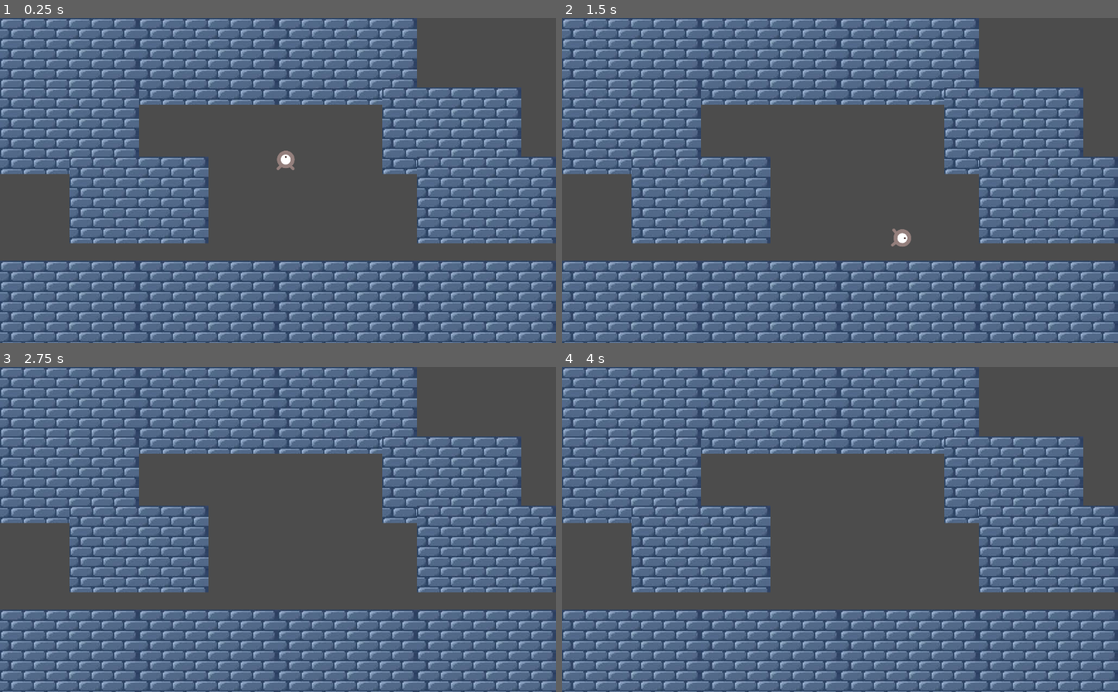
Above: before the commit, frames 1-4 (two rows, left to right).
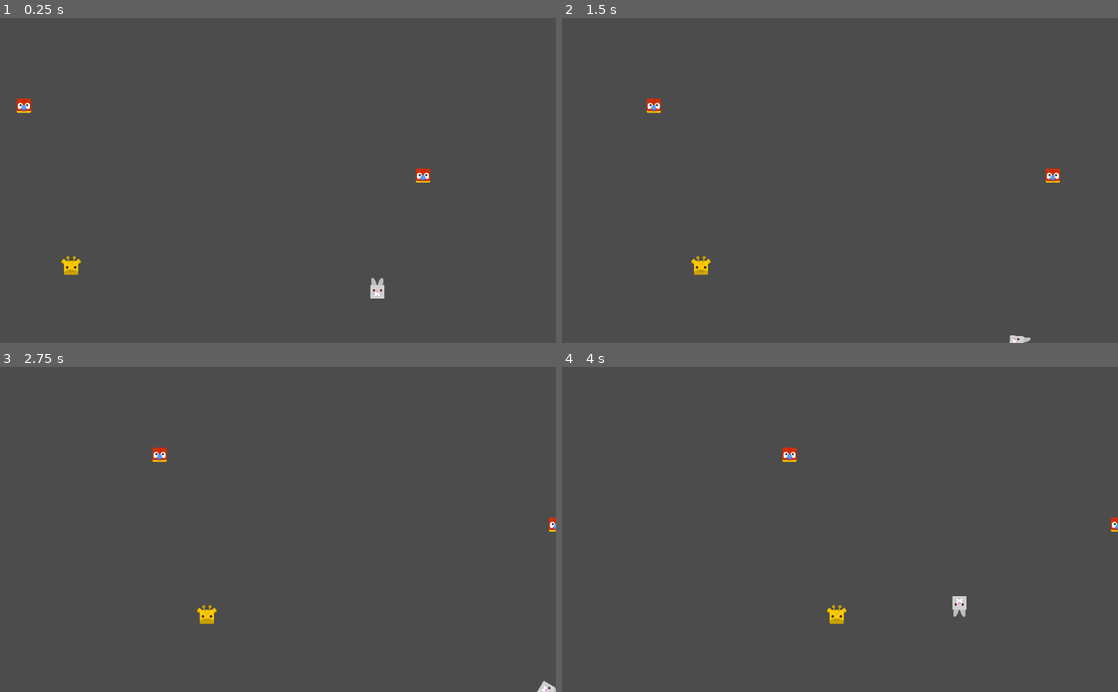
Above: after the commit, the same moments.

Repository: Omegapoint/probable-adventure
Game: Godot game, scene res://main.tscn
Two runs of this game, one before a commit and one after it. Both use one fixed random seed, a clock stepped at 60 frames per second and the inputs below.
Inputs:
- Up to frame 1 (0.25 s): no input
- Up to frame 2 (1.5 s): hold Right (move_right, bound only before the commit) 0.53-1.28 s; hold Left (move_left, bound only before the commit) from 1.28 s (still down)
- Up to frame 3 (2.75 s): release Left (move_left, bound only before the commit) at 2.03 s; hold Right (move_right, bound only before the commit) from 2.03 s (still down)
- Up to frame 4 (4 s): release Right (move_right, bound only before the commit) at 3.53 s; hold Left (move_left, bound only before the commit) from 3.53 s (still down)

The runs differ from the first frame. In frame 1, 69% of the frame differs, in the area x 0-100%, y 0-100%; in frame 2, 69%; in frame 3, 69%; in frame 4, 69%.

Commit message:
added multiplayer functinality

Diff:
--- a/Player.gd
+++ b/Player.gd
@@ -1,53 +1,55 @@
 extends Area2D
-
-export var speed = 200 # How fast the player will move (pixels/sec).
-var screen_size # Size of the game window.
-# Declare member variables here. Examples:
-# var a = 2
-# var b = "text"
-
+export var speed = 100 # How fast the player will move (pixels/sec).
+var screen_size
+var moveRight
+var moveLeft
+var id = 1 # Just to have a default for running this script solo
 
 # Called when the node enters the scene tree for the first time.
+# Here we can set unique stats for different characters
+# Hardcoded for now, max 8 players though so maybe this logic is fine?
 func _ready():
+	if(id == 1):
+		moveRight = "moveRight_arrow"
+		moveLeft = "moveLeft_arrow"
+		$AnimatedSprite.animation = "rabbit"
+		speed = 300
+	elif (id == 2):
+		moveRight = "moveRight_D"
+		moveLeft = "moveLeft_A"
+		$AnimatedSprite.animation = "giraffe"
+	else:
+		moveRight = "moveRight_M"
+		moveLeft = "moveLeft_N"
+		$AnimatedSprite.animation = "parrot"
+
 	screen_size = get_viewport_rect().size
 
+func _on_Player_body_entered(body):
+	print("Collision!")
+	print(body)
+
 # Called every frame. 'delta' is the elapsed time since the previous frame.
-
-func start(pos):
-	position = pos
-	show()
-	$CollisionShape2D.disabled = false
-
 func _process(delta):
 	var velocity = Vector2.ZERO # The player's movement vector.
 	var forward_face_direction = Vector2(cos(rotation), sin(rotation))
 	velocity.x += 1 * forward_face_direction.x
 	velocity.y += 1 * forward_face_direction.y
 
-	if Input.is_action_pressed("move_right"):
+	if Input.is_action_pressed(moveRight):
 		rotation += 0.05
 
-	if Input.is_action_pressed("move_left"):
+	if Input.is_action_pressed(moveLeft):
 		rotation -= 0.05
 
+	# Animation
 	if velocity.length() > 0:
 		velocity = velocity.normalized() * speed
 		$AnimatedSprite.play()
 	else:
 		$AnimatedSprite.stop()
 
+	# Set position of player, clamp to make sure player can't move out of bounds
 	position += velocity * delta
 	position.x = clamp(position.x, 0, screen_size.x)
 	position.y = clamp(position.y, 0, screen_size.y)
-
-	if velocity.x != 0:
-		$AnimatedSprite.animation = "walk"
-		$AnimatedSprite.flip_v = false
-		# See the note below about boolean assignment.
-		$AnimatedSprite.flip_h = velocity.x < 0
-
-func _on_Player_body_entered(body):
-	print("hej")
-	print(body)
-	#position.x = 0
-	#position.y = 0
--- a/Player.tscn
+++ b/Player.tscn
@@ -1,14 +1,35 @@
-[gd_scene load_steps=6 format=2]
+[gd_scene load_steps=12 format=2]
 
-[ext_resource path="res://art/playerGrey_up1.png" type="Texture" id=1]
+[ext_resource path="res://art/Animals_Round/elephant.png" type="Texture" id=1]
 [ext_resource path="res://Player.gd" type="Script" id=2]
-[ext_resource path="res://art/playerGrey_up2.png" type="Texture" id=3]
+[ext_resource path="res://art/Animals_Square/elephant.png" type="Texture" id=3]
+[ext_resource path="res://art/Animals_Square/parrot.png" type="Texture" id=4]
+[ext_resource path="res://art/Animals_Round/parrot.png" type="Texture" id=5]
+[ext_resource path="res://art/Animals_Square/rabbit.png" type="Texture" id=6]
+[ext_resource path="res://art/Animals_Square/giraffe.png" type="Texture" id=7]
+[ext_resource path="res://art/Animals_Round/giraffe.png" type="Texture" id=8]
+[ext_resource path="res://art/Animals_Round/rabbit.png" type="Texture" id=9]
 
 [sub_resource type="SpriteFrames" id=1]
 animations = [ {
 "frames": [ ExtResource( 1 ), ExtResource( 3 ) ],
 "loop": true,
-"name": "walk",
+"name": "elephant",
+"speed": 5.0
+}, {
+"frames": [ ExtResource( 8 ), ExtResource( 7 ) ],
+"loop": true,
+"name": "giraffe",
+"speed": 5.01
+}, {
+"frames": [ ExtResource( 5 ), ExtResource( 4 ) ],
+"loop": true,
+"name": "parrot",
+"speed": 5.0
+}, {
+"frames": [ ExtResource( 9 ), ExtResource( 6 ) ],
+"loop": true,
+"name": "rabbit",
 "speed": 5.0
 } ]
 
@@ -24,9 +45,9 @@
 }
 
 [node name="AnimatedSprite" type="AnimatedSprite" parent="."]
-scale = Vector2( 0.3, 0.3 )
+scale = Vector2( 0.1, 0.1 )
 frames = SubResource( 1 )
-animation = "walk"
+animation = "elephant"
 
 [node name="CollisionShape2D" type="CollisionShape2D" parent="."]
 shape = SubResource( 2 )
--- /dev/null
+++ b/main.gd
@@ -0,0 +1,39 @@
+extends Node2D
+
+var player = preload("res://Player.tscn")
+var nrOfPlayers = 4
+var playerList = []
+
+# Map boundary
+var mapX
+var mapY
+
+# Called when the node enters the scene tree for the first time.
+func _ready():
+	var mapSize = get_viewport_rect().size
+	mapX = int(mapSize.x)
+	mapY = int(mapSize.y)
+
+	for i in nrOfPlayers:
+		create_player(i + 1)
+
+func create_player(id):
+	var player_instance = player.instance()
+	player_instance.id = id
+
+	# Randomize start position of new player
+	randomize()
+	player_instance.position = Vector2(randi()%mapX,randi()%mapY)
+
+	# Add player to the main scene and append to player-list
+	add_child(player_instance)
+	playerList.append(player_instance)
+
+# Called every frame. 'delta' is the elapsed time since the previous frame.
+func _process(delta):
+
+	pass
+
+
+func _on_Main_child_entered_tree(node):
+	print("Player " + node.name + " is ready!")
--- a/main.tscn
+++ b/main.tscn
@@ -1,41 +1,8 @@
-[gd_scene load_steps=5 format=2]
+[gd_scene load_steps=2 format=2]
 
-[ext_resource path="res://art/wall.jpeg" type="Texture" id=1]
-[ext_resource path="res://Player.tscn" type="PackedScene" id=2]
-
-[sub_resource type="ConvexPolygonShape2D" id=1]
-points = PoolVector2Array( 256, 160, 0, 160, 0, 0, 256, 0 )
-
-[sub_resource type="TileSet" id=2]
-0/name = "wall.jpeg 0"
-0/texture = ExtResource( 1 )
-0/tex_offset = Vector2( 0, 0 )
-0/modulate = Color( 1, 1, 1, 1 )
-0/region = Rect2( 0, 0, 256, 160 )
-0/tile_mode = 0
-0/occluder_offset = Vector2( 0, 0 )
-0/navigation_offset = Vector2( 0, 0 )
-0/shape_offset = Vector2( 0, 0 )
-0/shape_transform = Transform2D( 1, 0, 0, 1, 0, 0 )
-0/shape = SubResource( 1 )
-0/shape_one_way = false
-0/shape_one_way_margin = 1.0
-0/shapes = [ {
-"autotile_coord": Vector2( 0, 0 ),
-"one_way": false,
-"one_way_margin": 1.0,
-"shape": SubResource( 1 ),
-"shape_transform": Transform2D( 1, 0, 0, 1, 0, 0 )
-} ]
-0/z_index = 0
+[ext_resource path="res://main.gd" type="Script" id=1]
 
 [node name="Main" type="Node2D"]
+script = ExtResource( 1 )
 
-[node name="Player" parent="." instance=ExtResource( 2 )]
-
-[node name="Wall" type="Node2D" parent="."]
-
-[node name="TileMap" type="TileMap" parent="Wall"]
-tile_set = SubResource( 2 )
-format = 1
-tile_data = PoolIntArray( 0, 0, 0, 4, 0, 0, 8, 0, 0, 131072, 0, 0, 131083, 0, 0, 262146, 0, 0, 262156, 0, 0, 458752, 0, 0, 458756, 0, 0, 458760, 0, 0, 458764, 0, 0 )
+[connection signal="child_entered_tree" from="." to="." method="_on_Main_child_entered_tree"]
--- a/project.godot
+++ b/project.godot
@@ -12,7 +12,6 @@
 
 config/name="probable-adventure"
 run/main_scene="res://main.tscn"
-config/icon="res://icon.png"
 
 [gui]
 
@@ -20,16 +19,36 @@
 
 [input]
 
-move_left={
+moveLeft_arrow={
 "deadzone": 0.5,
 "events": [ Object(InputEventKey,"resource_local_to_scene":false,"resource_name":"","device":0,"alt":false,"shift":false,"control":false,"meta":false,"command":false,"pressed":false,"scancode":16777231,"physical_scancode":0,"unicode":0,"echo":false,"script":null)
 , Object(InputEventJoypadButton,"resource_local_to_scene":false,"resource_name":"","device":0,"button_index":0,"pressure":0.0,"pressed":false,"script":null)
  ]
 }
-move_right={
+moveRight_arrow={
 "deadzone": 0.5,
 "events": [ Object(InputEventKey,"resource_local_to_scene":false,"resource_name":"","device":0,"alt":false,"shift":false,"control":false,"meta":false,"command":false,"pressed":false,"scancode":16777233,"physical_scancode":0,"unicode":0,"echo":false,"script":null)
 , Object(InputEventJoypadButton,"resource_local_to_scene":false,"resource_name":"","device":0,"button_index":1,"pressure":0.0,"pressed":false,"script":null)
+ ]
+}
+moveRight_D={
+"deadzone": 0.5,
+"events": [ Object(InputEventKey,"resource_local_to_scene":false,"resource_name":"","device":0,"alt":false,"shift":false,"control":false,"meta":false,"command":false,"pressed":false,"scancode":68,"physical_scancode":0,"unicode":0,"echo":false,"script":null)
+ ]
+}
+moveLeft_A={
+"deadzone": 0.5,
+"events": [ Object(InputEventKey,"resource_local_to_scene":false,"resource_name":"","device":0,"alt":false,"shift":false,"control":false,"meta":false,"command":false,"pressed":false,"scancode":65,"physical_scancode":0,"unicode":0,"echo":false,"script":null)
+ ]
+}
+moveRight_M={
+"deadzone": 0.5,
+"events": [ Object(InputEventKey,"resource_local_to_scene":false,"resource_name":"","device":0,"alt":false,"shift":false,"control":false,"meta":false,"command":false,"pressed":false,"scancode":77,"physical_scancode":0,"unicode":0,"echo":false,"script":null)
+ ]
+}
+moveLeft_N={
+"deadzone": 0.5,
+"events": [ Object(InputEventKey,"resource_local_to_scene":false,"resource_name":"","device":0,"alt":false,"shift":false,"control":false,"meta":false,"command":false,"pressed":false,"scancode":78,"physical_scancode":0,"unicode":0,"echo":false,"script":null)
  ]
 }
 
Binary file added: art/Animals_Round/elephant.png
Not shown, added: art/Animals_Round/elephant.png.import
Binary file added: art/Animals_Round/giraffe.png
Not shown, added: art/Animals_Round/giraffe.png.import
Binary file added: art/Animals_Round/hippo.png
Not shown, added: art/Animals_Round/hippo.png.import
Binary file added: art/Animals_Round/monkey.png
Not shown, added: art/Animals_Round/monkey.png.import
Binary file added: art/Animals_Round/panda.png
Not shown, added: art/Animals_Round/panda.png.import
Binary file added: art/Animals_Round/parrot.png
Not shown, added: art/Animals_Round/parrot.png.import
(and 32 more such lines)
